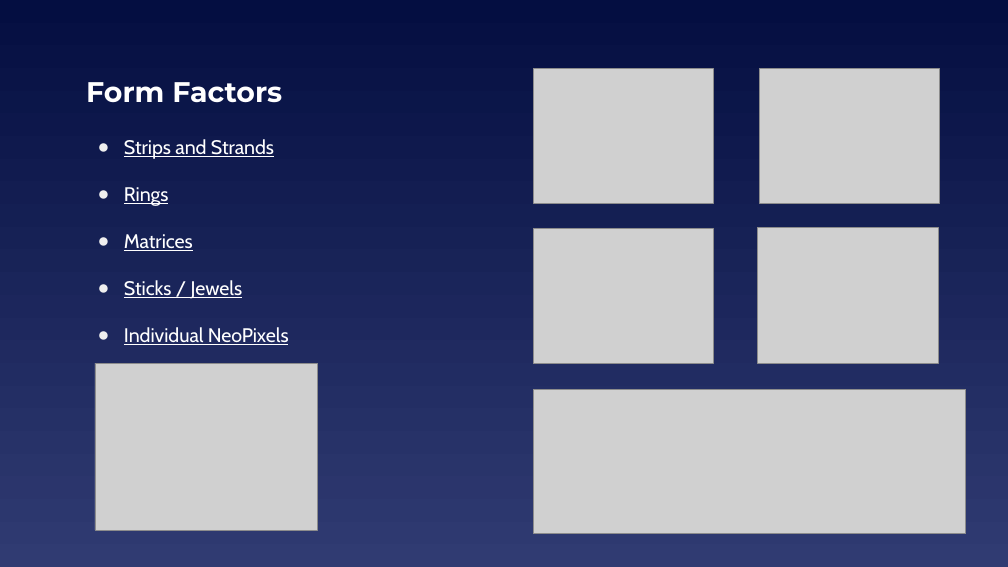
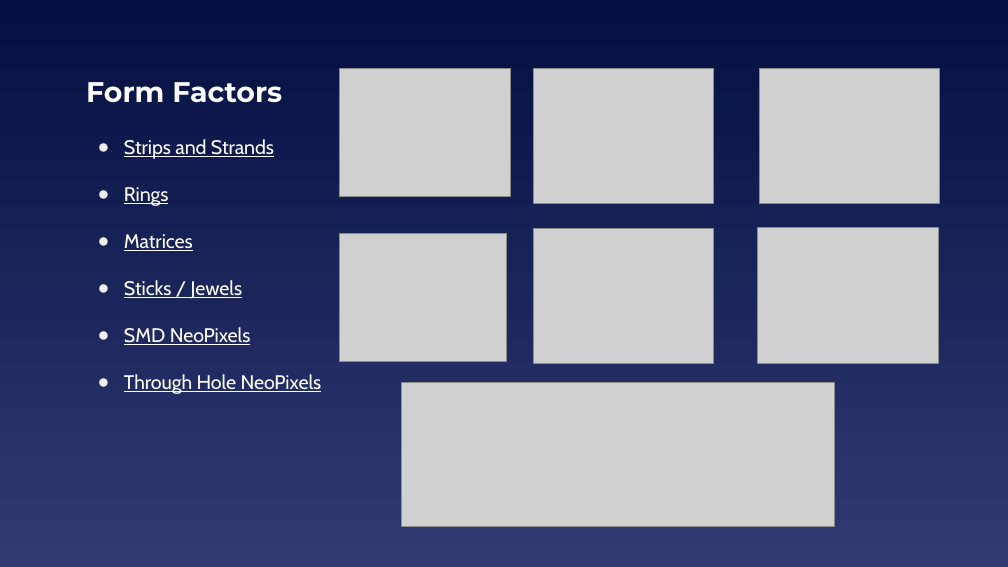
Before and after one commit to EELabMan/NeoPixels, a slide deck: slide 6 of NeoPixels.pptx. Drawn at 1008x567 pixels with LibreOffice and Linux fonts; fonts in the diff are those of the drawing; grey boxes stand for pictures. Boxes give left, top, right and bottom in pixels: in the first picture for what was removed or moved away, otherwise in the second. Text is boxed around its words. In the diff, an @@ line names an element or a change of style, - is before the commit and + after.

```diff
--- a/NeoPixels.pptx
+++ b/NeoPixels.pptx
@@ picture: place and size @@
-picture at (95,363,318,530)
+picture at (340,69,510,197)
@@ picture added at (340,234,507,361) @@
@@ text at (124,327,322,394): text changed @@
-● Individual NeoPixels
+● SMD NeoPixels
+● Through Hole NeoPixels
@@ picture: place and size @@
-picture at (534,389,966,534)
+picture at (402,382,834,526)
```
Also in this commit, not shown: 3 other slides changed, 9 slides added, 1 slide removed.
